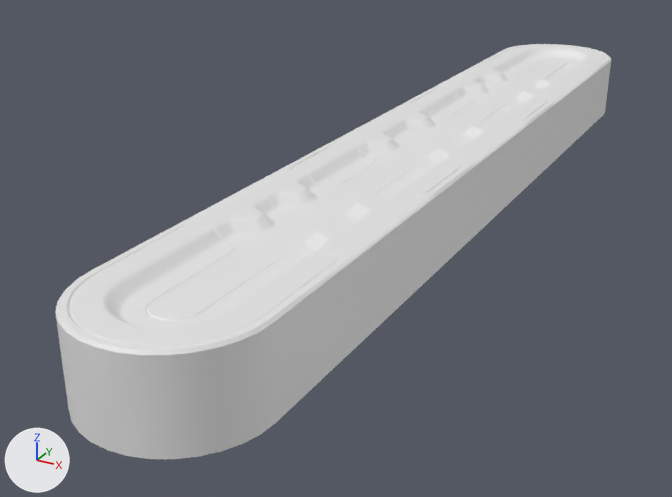
The glTF model data/props/ground-channel-01/ground-channel-01.gltf: old version first, new version second.
One viewpoint serves both versions: a camera (50 mm lens) standing at (4.71, -16.87, 3.6) and looking at (-0.93, -6.62, -1.52). The lights are fixed; the arrows at lower left show +X, +Y and +Z. Vertices at the same position are counted once.

The first picture shows 'ground-channel-01'.
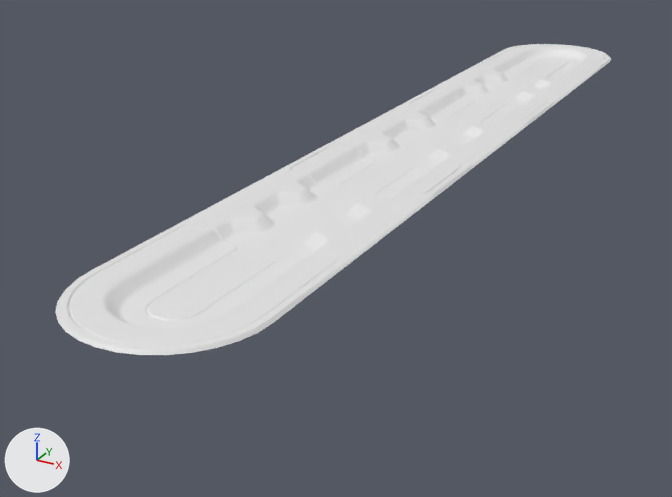
The newer file is also turned or shifted as a whole; pictures and numbers use the older file's frame.

What differs and where, as boxes [x1, y1, x2, y2] in the pictures (672 x 497 px):
'ground-channel-01', reshaped (25% shorter)
    before: [55, 44, 611, 459]
    after: [55, 44, 611, 355]
part 1 of me_cylinder_001, deleted
    before: [56, 61, 611, 459]

Diff of the bpy script that builds the scene:
```diff
--- a/data/props/ground-channel-01/ground-channel-01.gltf.py
+++ b/data/props/ground-channel-01/ground-channel-01.gltf.py
@@ me_cylinder_001 @@
 # used by ob_ground_channel_01; location = (0.0, -5.6, 0.0)
-me_cylinder_001.from_pydata(...)  # 2589 vertices, 5100 faces; spans x -1.0..1.0, y -6.6..6.6, z -1.0..0.0
+me_cylinder_001.from_pydata(...)  # 2277 vertices, 3996 faces; spans x -1.0..1.0, y -6.6..6.6, z -0.14..0.0
+# me_cylinder_001 part 1: 312 vertices removed from x -1.0..1.0, y -6.6..6.6, z -1.0..-0.13
```
